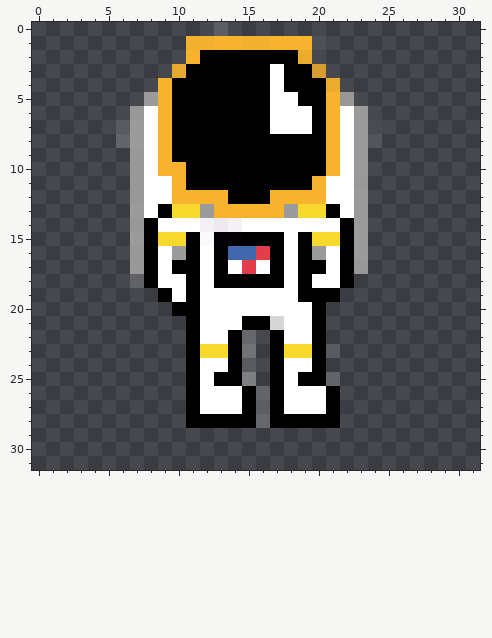
Two versions of one pixel-art sprite, PruebaJuego/build/classes/images/Jugador.png. The picture above was drawn from the file before the commit.
The file is 32x32 pixels. Pixels under 10% opacity are left out. Colours within 5 levels of each other are drawn and written as one.
Once edited:
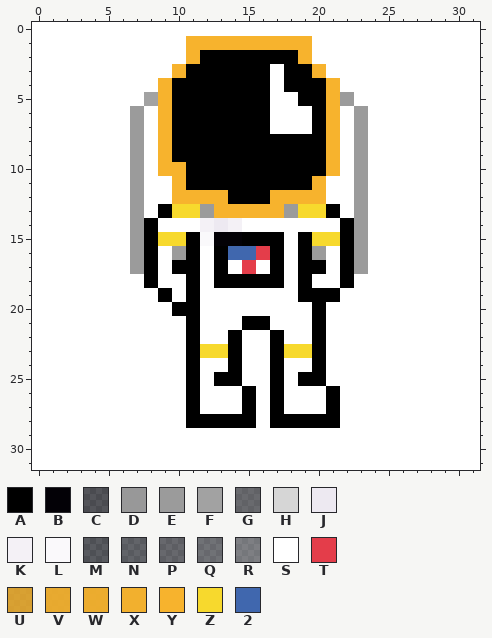
Palette (. is transparent): A #000000  B #030106  C #9b9b9b29  D #9b9b9bf7  E #9b9b9b  F #a2a2a2  G #aaaaaa59  H #d6d6d6  J #ede9f1  K #f4f1f6  L #faf9fb  M #ffffff1a  N #ffffff27  P #ffffff2d  Q #ffffff3a  R #ffffff4d  S #ffffff  T #e43d4a  U #f7b32dd3  V #f7b32de9  W #f7b32def  X #f7b32df8  Y #f7b32d  Z #f7d92d  2 #4067ae
The exact change:
The edit turns colour D into colour E in row 5 at x 22; in row 6 at x 7; in rows 9 to 10 at x 7; in row 11 at x 7 and 23; in row 12 at x 7; in row 14 at x 7.
The edit turns colour D into colour E in row 16 at x 7; in row 17 at x 7 and 23.
The edit turns colour E into colour F in row 5 at x 8.
There is now colour S in row 0 at x 0 to 12 and 14 to 31; in row 1 at x 0 to 10 and 21 to 31; in row 2 at x 0 to 10 and 20 to 31; in row 3 at x 0 to 9 and 21 to 31; in row 4 at x 0 to 8 and 22 to 31; in row 5 at x 0 to 7 and 23 to 31.
There is now colour S in row 6 at x 0 to 6 and 24 to 31; in rows 7 to 8 at x 0 to 5 and 25 to 31; in rows 9 to 17 at x 0 to 6 and 24 to 31; in row 18 at x 0 to 6 and 23 to 31; in row 19 at x 0 to 8 and 22 to 31; in row 20 at x 0 to 9 and 21 to 31.
There is now colour S in row 21 at x 0 to 10 and 21 to 31; in row 22 at x 0 to 10, 16 and 21 to 31; in row 23 at x 0 to 10, 16 and 22 to 31; in row 24 at x 0 to 10, 16 and 21 to 31; in row 25 at x 0 to 10, 16 and 22 to 31; in rows 26 to 28 at x 0 to 10 and 22 to 31.
There is now colour S in rows 29 to 31 at x 0 to 31.
The edit turns colour C into colour S in rows 7 to 8 at x 24.
The edit turns colour G into colour S in row 18 at x 7.
The edit turns colour H into colour S in row 21 at x 17.
The edit turns colour M into colour S in row 1 at x 20; in row 23 at x 21.
The edit turns colour N into colour S in rows 7 to 8 at x 6; in row 24 at x 15; in row 25 at x 21; in row 26 at x 16.
The edit turns colour P into colour S in row 0 at x 13; in rows 27 to 28 at x 16.
The edit turns colour Q into colour S in rows 22 to 23 at x 15.
The edit turns colour R into colour S in row 25 at x 15.
The edit turns colour U into colour Y in row 3 at x 20.
The edit turns colour V into colour Y in row 3 at x 10.
The edit turns colour W into colour Y in row 2 at x 19; in row 4 at x 21.
The edit turns colour X into colour Y in row 1 at x 11 to 12 and 15 to 16.
Pixel boxes of the changes (left, top, right, bottom) in both pictures:
changed: (32, 22, 480, 470)
